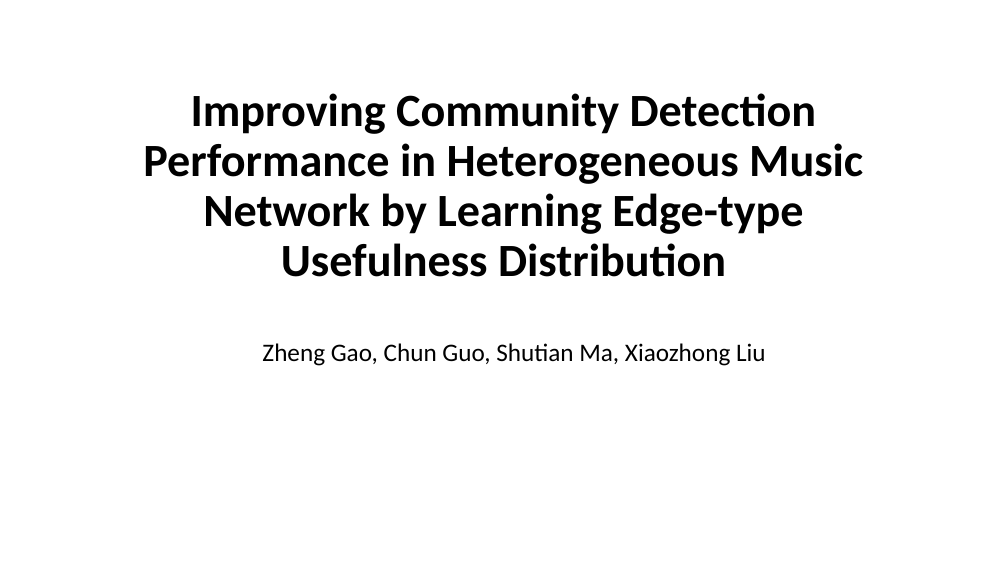
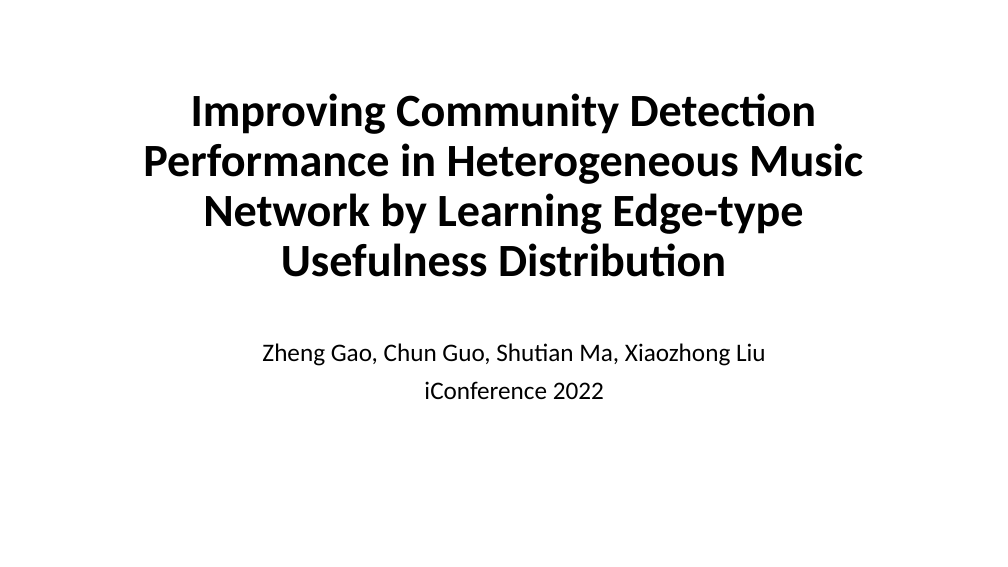
Before and after one commit to RoyZhengGao/RoyZhengGao-old.github.io, a slide deck: slide 1 of files/iconference-2022.pptx. Drawn at 1008x567 pixels with LibreOffice and Linux fonts; fonts in the diff are those of the drawing. Boxes give left, top, right and bottom in pixels: in the first picture for what was removed or moved away, otherwise in the second. Text is boxed around its words. In the diff, an @@ line names an element or a change of style, - is before the commit and + after.

```diff
--- a/files/iconference-2022.pptx
+++ b/files/iconference-2022.pptx
@@ subtitle at (424, 381, 604, 399): paragraph added @@
+iConference 2022
```
Also in this commit, not shown: 2 other slides changed, 6 slides added, 2 slides removed, 3 other files.
